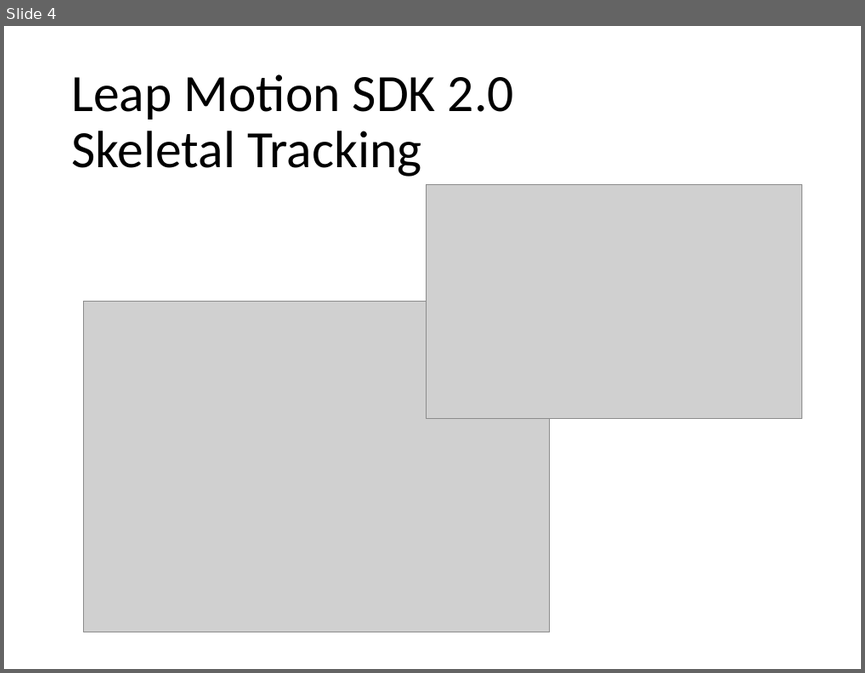
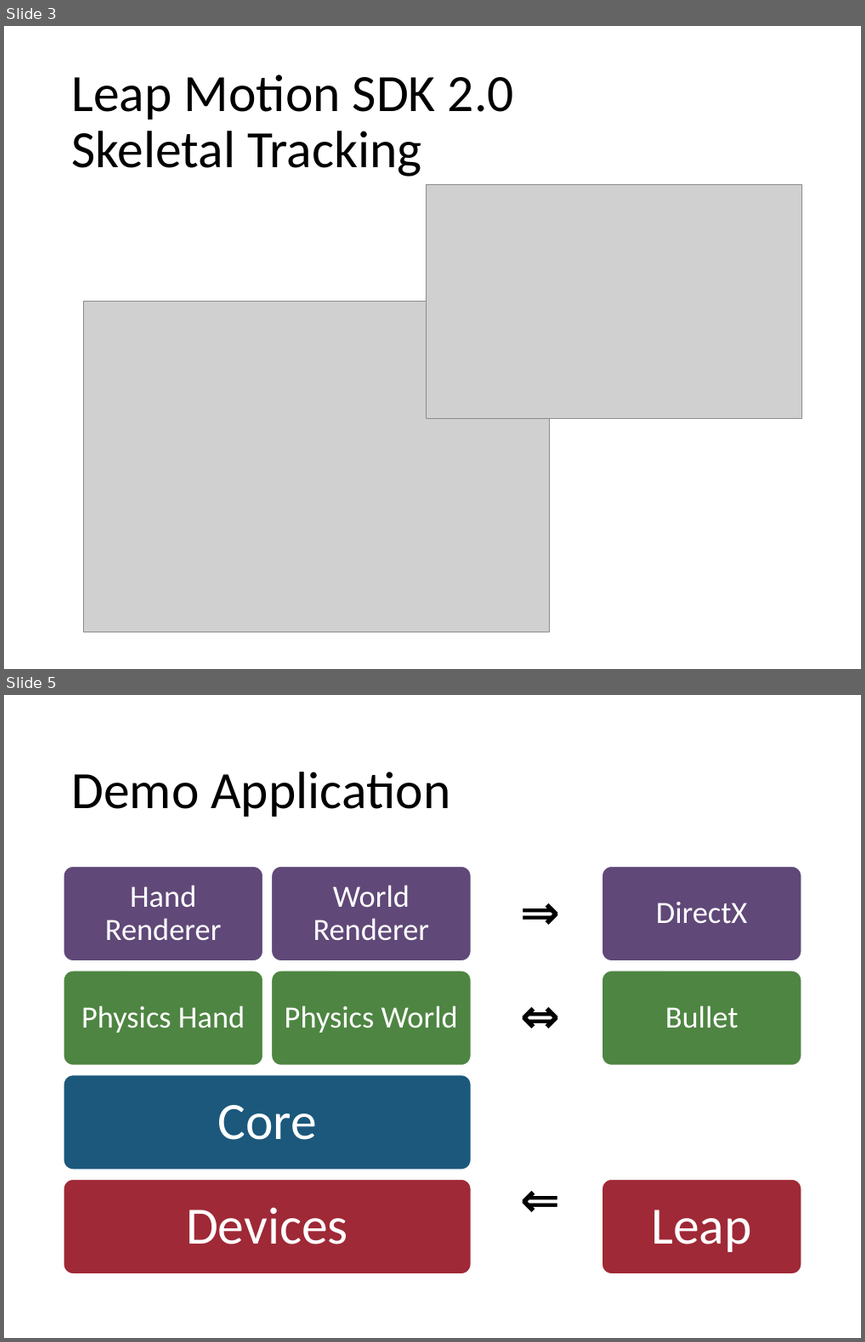
Before and after one commit to bernhardmgruber/soleap, a slide deck: doc/presentation/soleap.pptx. Shown one above the other, each under a label of ours: slide 4 before the commit, slides 3 and 5 after it; the slides between them are not shown. The pictures are 865x673 and 865x1342 pixels, drawn with LibreOffice and Linux fonts; fonts in the diff are those of the drawing; grey boxes stand for pictures. Boxes give left, top, right and bottom in pixels: in the first picture for what was removed or moved away, otherwise in the second. Text is boxed around its words. In the diff, an @@ line names an element or a change of style, - is before the commit and + after.

```diff
--- a/doc/presentation/soleap.pptx
+++ b/doc/presentation/soleap.pptx
@@ slide 5 added at (4, 695, 861, 1338), background #FFFFFF @@
@@ title added at (71, 771, 450, 817), 44 pt, text #000000 @@
+Demo Application
@@ group added at (64, 867, 801, 1273): 14 rounded rectangles, 12 texts @@
+Devices
+Core
+Physics Hand
+Hand Renderer
+Physics World
+World Renderer
+⇐
+⇔
+⇒
+Leap
+Bullet
+DirectX
@@ what was slide 4 is now slide 3 @@
```
Also in this commit, not shown: 1 slide changed, 9 other slides added, 4 slides removed.
